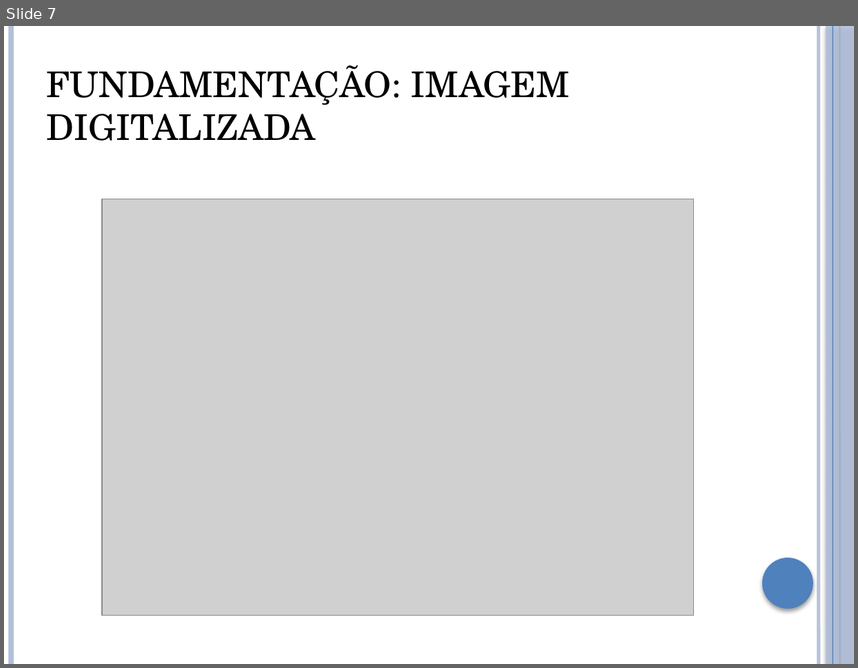
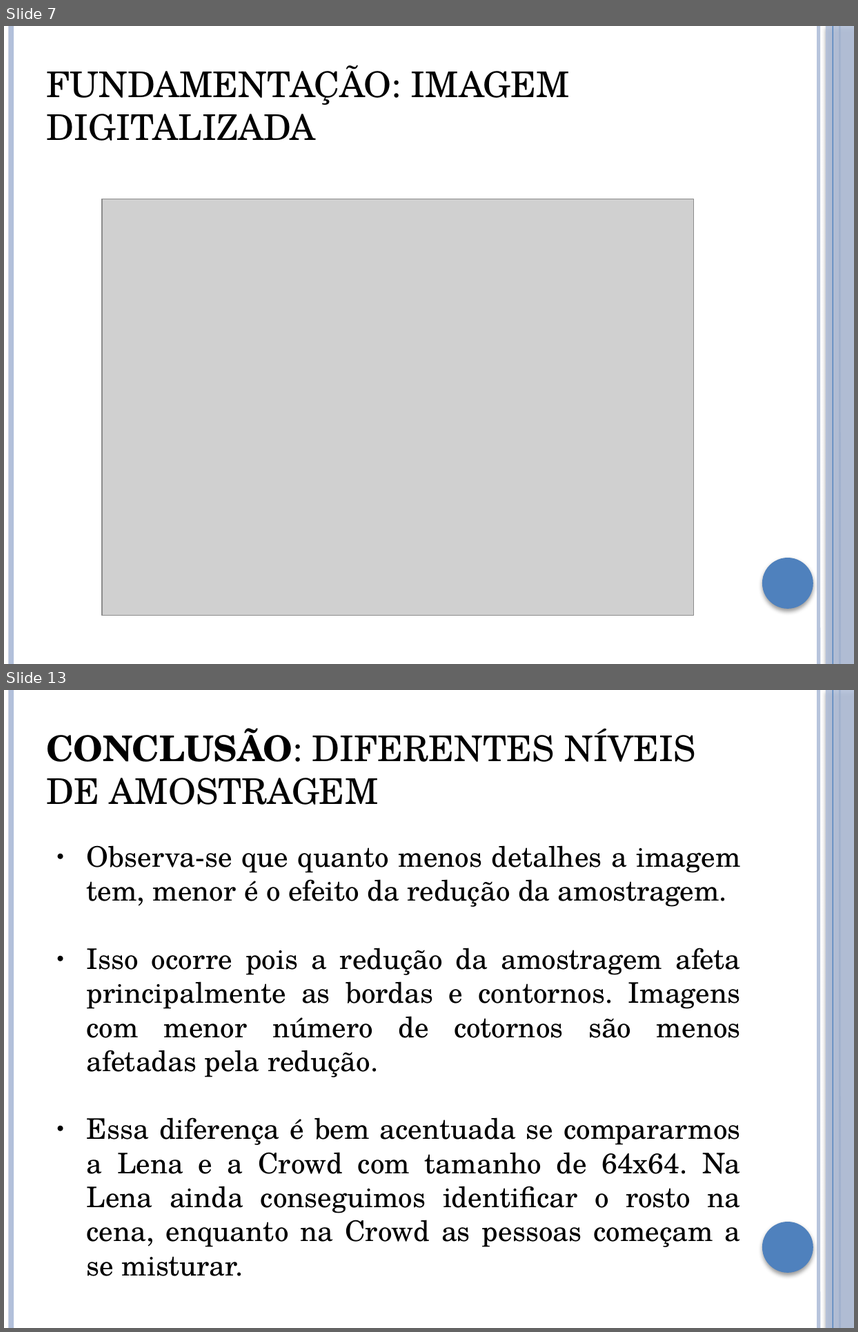
Before and after one commit to brunoliveira8/pdi, a slide deck: trabalho 2/apresentacao.pptx. Shown one above the other, each under a label of ours: slide 7 before the commit, slides 7 and 13 after it; the slides between them are not shown. The pictures are 858x668 and 858x1332 pixels, drawn with LibreOffice and Linux fonts; fonts in the diff are those of the drawing; grey boxes stand for pictures. Boxes give left, top, right and bottom in pixels: in the first picture for what was removed or moved away, otherwise in the second. Text is boxed around its words. In the diff, an @@ line names an element or a change of style, - is before the commit and + after.

```diff
--- a/trabalho 2/apresentacao.pptx
+++ b/trabalho 2/apresentacao.pptx
@@ slide 13 added at (4, 690, 854, 1328), background #FFFFFF; not listed: 6 template elements that a slide beside it also shows @@
@@ text added at (47, 728, 696, 805), 30 pt, text #000000 @@
+CONCLUSÃO: DIFERENTES NÍVEIS DE AMOSTRAGEM
@@ text added at (87, 845, 741, 1276), 24 pt, text #000000 @@
+● Observa-se que quanto menos detalhes a imagem tem, menor é o efeito da redução da amostragem.
+● Isso ocorre pois a redução da amostragem afeta principalmente as bordas e contornos. Imagens com menor número de cotornos são menos afetadas pela redução.
+● Essa diferença é bem acentuada se compararmos a Lena e a Crowd com tamanho de 64x64. Na Lena ainda conseguimos identificar o rosto na cena, enquanto na Crowd as pessoas começam a se misturar.
```
Also in this commit, not shown: 9 slides changed, 5 other slides added, 46 other files.
